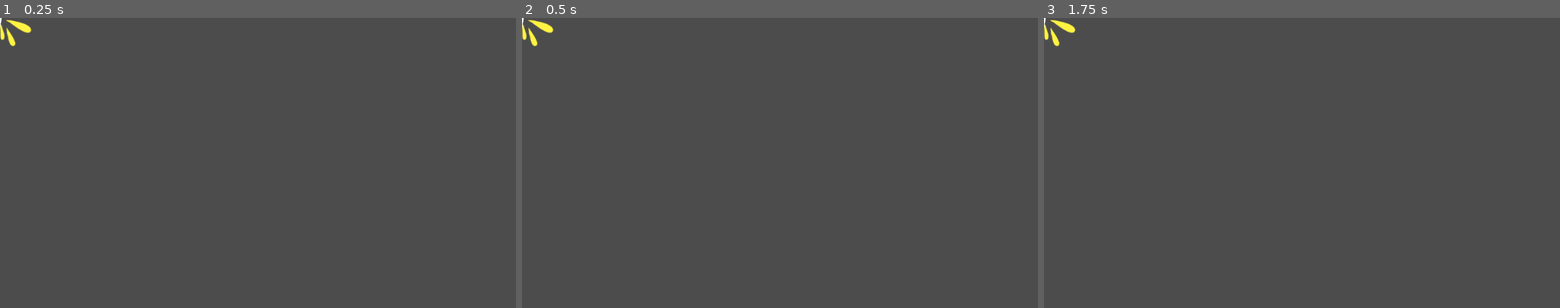
Above: before the commit, frames 1-3 (left to right).
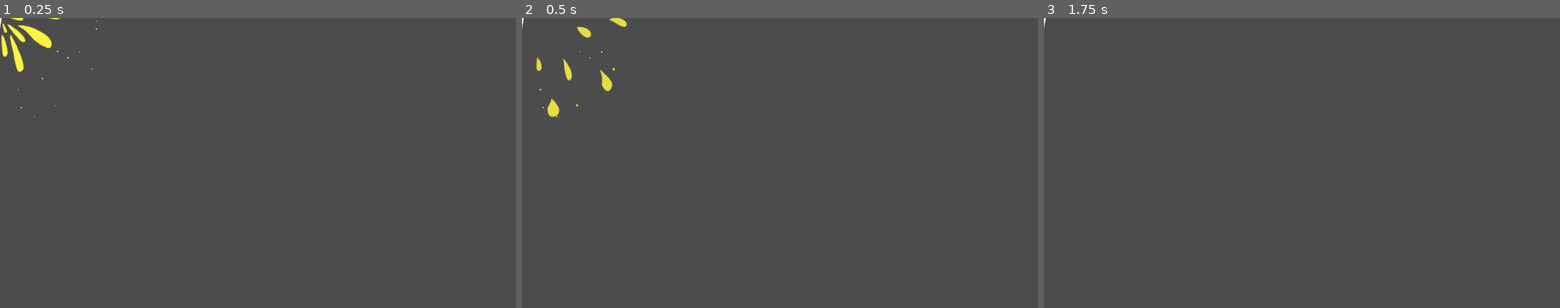
Above: after the commit, the same moments.

Repository: CiaranWoodward/LD52
Game: Godot game, scene res://Abilities/Firework.tscn
Two runs of this game, one before a commit and one after it. Both use one fixed random seed, a clock stepped at 60 frames per second and the inputs below. This scene is started directly instead of the project's main scene.
Inputs (mouse positions are in pixels of both pictures, inside the frame that each line leads up to):
- Up to frame 1 (0.25 s): no input
- Up to frame 2 (0.5 s): no input
- Up to frame 3 (1.75 s): move the mouse to (1415, 148) at 0.52 s; tap Down (scroll_down) at 0.6 s; click (1415, 148) at 0.67 s; tap Enter at 1.25 s; drag from (1198, 177) to (1276, 221) at 1.27 s

The runs differ from the first frame. In frame 1, 0.6% of the frame differs, in the area x 0-19%, y 0-35%; in frame 2, 0.7%, in the area x 0-21%, y 0-35%; in frame 3, 0.2%.

Commit message:
all abilities have noises now

Diff:
--- a/Abilities/Firecracker.tscn
+++ b/Abilities/Firecracker.tscn
@@ -1,10 +1,11 @@
-[gd_scene load_steps=11 format=2]
+[gd_scene load_steps=12 format=2]
 
 [ext_resource path="res://Graphics/Abilities/cracker0000.png" type="Texture" id=1]
 [ext_resource path="res://Graphics/Abilities/crackertie0000.png" type="Texture" id=2]
 [ext_resource path="res://Graphics/Abilities/crackertop0000.png" type="Texture" id=3]
 [ext_resource path="res://Graphics/Abilities/boompart0000.png" type="Texture" id=4]
 [ext_resource path="res://Graphics/Abilities/soundpart0000.png" type="Texture" id=5]
+[ext_resource path="res://Sounds/LongCrackle.wav" type="AudioStream" id=6]
 
 [sub_resource type="Gradient" id=3]
 offsets = PoolRealArray( -1.13166e+23, 0, 0.139665, 0.826816, 1 )
@@ -164,6 +165,23 @@
 "transitions": PoolRealArray( 1, 1 ),
 "update": 1,
 "values": [ true, false ]
+}
+tracks/12/type = "method"
+tracks/12/path = NodePath("SoundCrackle")
+tracks/12/interp = 1
+tracks/12/loop_wrap = true
+tracks/12/imported = false
+tracks/12/enabled = true
+tracks/12/keys = {
+"times": PoolRealArray( 0, 0.5 ),
+"transitions": PoolRealArray( 1, 1 ),
+"values": [ {
+"args": [ 0.0 ],
+"method": "play"
+}, {
+"args": [  ],
+"method": "stop"
+} ]
 }
 
 [sub_resource type="Animation" id=5]
@@ -524,3 +542,7 @@
 playback_speed = 0.2
 anims/Crackle = SubResource( 4 )
 anims/RESET = SubResource( 5 )
+
+[node name="SoundCrackle" type="AudioStreamPlayer2D" parent="."]
+stream = ExtResource( 6 )
+bus = "Explosions"
--- a/Abilities/Firework.tscn
+++ b/Abilities/Firework.tscn
@@ -8,6 +8,7 @@
 [ext_resource path="res://Graphics/Abilities/firework0001.png" type="Texture" id=6]
 [ext_resource path="res://Graphics/Abilities/missile0000.png" type="Texture" id=7]
 [ext_resource path="res://Sounds/Firework.wav" type="AudioStream" id=8]
+[ext_resource path="res://Abilities/FireworkAnimation.gd" type="Script" id=9]
 
 [sub_resource type="CircleShape2D" id=1]
 radius = 4.28789
@@ -70,6 +71,20 @@
 "transitions": PoolRealArray( 1 ),
 "update": 1,
 "values": [ true ]
+}
+tracks/4/type = "method"
+tracks/4/path = NodePath("AnimationPlayer")
+tracks/4/interp = 1
+tracks/4/loop_wrap = true
+tracks/4/imported = false
+tracks/4/enabled = true
+tracks/4/keys = {
+"times": PoolRealArray( 0 ),
+"transitions": PoolRealArray( 1 ),
+"values": [ {
+"args": [  ],
+"method": "randomize_explosion_pitch"
+} ]
 }
 
 [sub_resource type="Animation" id=4]
@@ -135,6 +150,7 @@
 [node name="AnimationPlayer" type="AnimationPlayer" parent="."]
 anims/Explode = SubResource( 3 )
 anims/RESET = SubResource( 4 )
+script = ExtResource( 9 )
 
 [node name="Explosion" type="CPUParticles2D" parent="."]
 emitting = false
@@ -180,3 +196,4 @@
 
 [node name="SoundExplosion" type="AudioStreamPlayer2D" parent="."]
 stream = ExtResource( 8 )
+bus = "Explosions"
--- /dev/null
+++ b/Abilities/FireworkAnimation.gd
@@ -0,0 +1,17 @@
+extends AnimationPlayer
+
+
+# Declare member variables here. Examples:
+# var a = 2
+# var b = "text"
+
+
+# Called when the node enters the scene tree for the first time.
+func _ready():
+	autoplay = "Explode"
+
+func randomize_explosion_pitch():
+	$"../SoundExplosion".pitch_scale = rand_range(0.8, 1.2)
+# Called every frame. 'delta' is the elapsed time since the previous frame.
+#func _process(delta):
+#	pass
--- /dev/null
+++ b/Abilities/MoonCrane.gd
@@ -0,0 +1,17 @@
+extends Node2D
+
+
+# Declare member variables here. Examples:
+# var a = 2
+# var b = "text"
+
+
+# Called when the node enters the scene tree for the first time.
+func _ready():
+	pass # Replace with function body.
+
+
+func play_random_flap():
+	var flaps = [$Flap1, $Flap2, $Flap3, $Flap4]
+	flaps.shuffle()
+	flaps[0].play()
--- a/Abilities/MoonCrane.tscn
+++ b/Abilities/MoonCrane.tscn
@@ -1,9 +1,14 @@
-[gd_scene load_steps=9 format=2]
+[gd_scene load_steps=14 format=2]
 
 [ext_resource path="res://Graphics/Abilities/body0000.png" type="Texture" id=1]
 [ext_resource path="res://Graphics/glowpart0000.png" type="Texture" id=2]
 [ext_resource path="res://Graphics/Abilities/wingmid0000.png" type="Texture" id=3]
 [ext_resource path="res://Graphics/Abilities/wingtip0000.png" type="Texture" id=4]
+[ext_resource path="res://Abilities/MoonCrane.gd" type="Script" id=5]
+[ext_resource path="res://Sounds/Flap1.wav" type="AudioStream" id=6]
+[ext_resource path="res://Sounds/Flap2.wav" type="AudioStream" id=7]
+[ext_resource path="res://Sounds/Flap3.wav" type="AudioStream" id=8]
+[ext_resource path="res://Sounds/Flap4.wav" type="AudioStream" id=9]
 
 [sub_resource type="Gradient" id=3]
 offsets = PoolRealArray( 0, 0.374302, 0.703911, 1 )
@@ -65,6 +70,20 @@
 "update": 1,
 "values": [ true, false, true, false, true, true ]
 }
+tracks/4/type = "method"
+tracks/4/path = NodePath(".")
+tracks/4/interp = 1
+tracks/4/loop_wrap = true
+tracks/4/imported = false
+tracks/4/enabled = true
+tracks/4/keys = {
+"times": PoolRealArray( 0.48 ),
+"transitions": PoolRealArray( 1 ),
+"values": [ {
+"args": [  ],
+"method": "play_random_flap"
+} ]
+}
 
 [sub_resource type="Animation" id=2]
 length = 0.001
@@ -118,6 +137,7 @@
 }
 
 [node name="MoonCrane" type="Node2D"]
+script = ExtResource( 5 )
 
 [node name="Crane" type="Node2D" parent="."]
 rotation = -1.24501
@@ -174,3 +194,23 @@
 autoplay = "Flap"
 anims/Flap = SubResource( 1 )
 anims/RESET = SubResource( 2 )
+
+[node name="Flap1" type="AudioStreamPlayer2D" parent="."]
+stream = ExtResource( 6 )
+volume_db = -8.739
+bus = "Quiet Things"
+
+[node name="Flap2" type="AudioStreamPlayer2D" parent="."]
+stream = ExtResource( 7 )
+volume_db = -8.739
+bus = "Quiet Things"
+
+[node name="Flap3" type="AudioStreamPlayer2D" parent="."]
+stream = ExtResource( 8 )
+volume_db = -8.739
+bus = "Quiet Things"
+
+[node name="Flap4" type="AudioStreamPlayer2D" parent="."]
+stream = ExtResource( 9 )
+volume_db = -8.739
+bus = "Quiet Things"
--- a/default_bus_layout.tres
+++ b/default_bus_layout.tres
@@ -1,4 +1,19 @@
-[gd_resource type="AudioBusLayout" format=2]
+[gd_resource type="AudioBusLayout" load_steps=3 format=2]
+
+[sub_resource type="AudioEffectReverb" id=1]
+resource_name = "Reverb"
+room_size = 0.65
+damping = 0.31
+spread = 0.16
+wet = 0.04
+
+[sub_resource type="AudioEffectReverb" id=2]
+resource_name = "Reverb"
+predelay_msec = 200.0
+room_size = 0.0
+damping = 0.79
+spread = 0.39
+wet = 0.1
 
 [resource]
 bus/1/name = "Cards"
@@ -13,3 +28,13 @@
 bus/2/bypass_fx = false
 bus/2/volume_db = 0.0
 bus/2/send = "Master"
+bus/2/effect/0/effect = SubResource( 1 )
+bus/2/effect/0/enabled = true
+bus/3/name = "Quiet Things"
+bus/3/solo = false
+bus/3/mute = false
+bus/3/bypass_fx = false
+bus/3/volume_db = 0.0
+bus/3/send = "Master"
+bus/3/effect/0/effect = SubResource( 2 )
+bus/3/effect/0/enabled = true
Not shown: 1 places in Abilities/Firework.tscn that only renumber resources
Not shown, added: Sounds/Flap1.wav.import
Not shown, added: Sounds/Flap2.wav.import
Not shown, added: Sounds/Flap3.wav.import
Not shown, added: Sounds/Flap4.wav.import
